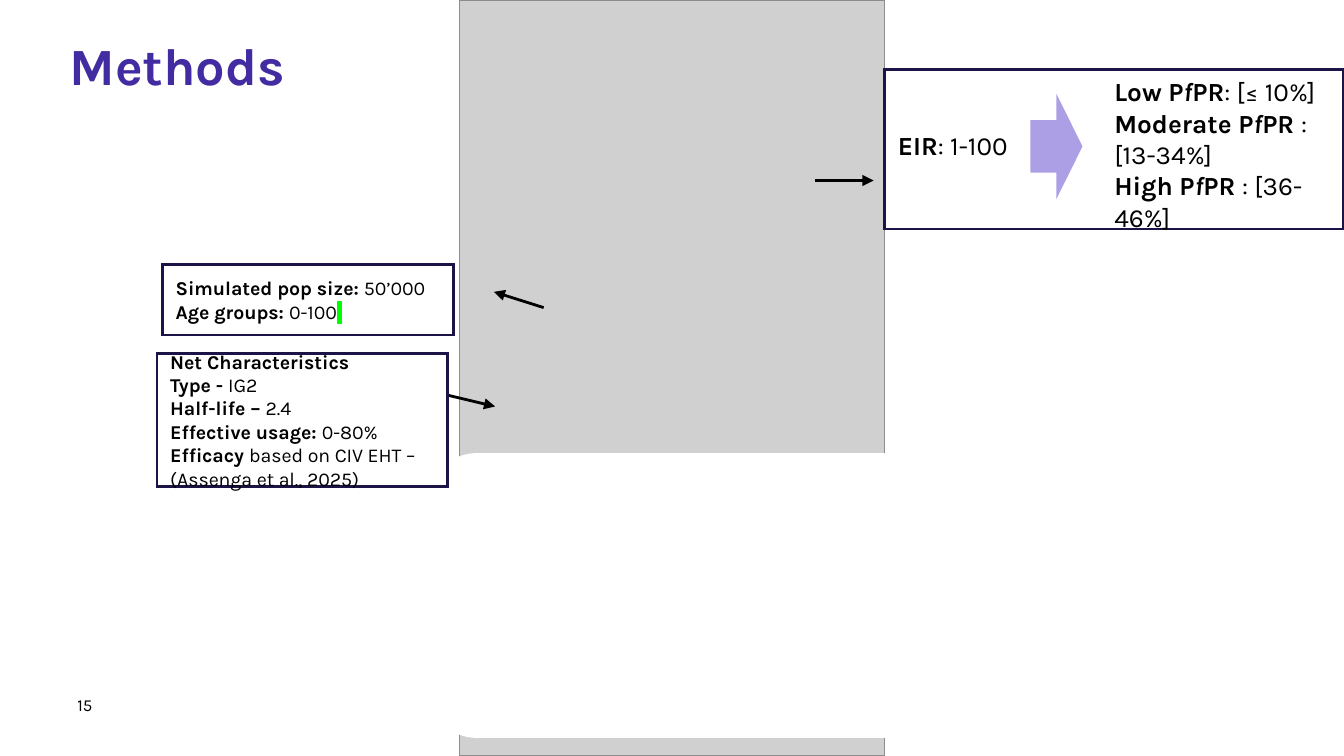
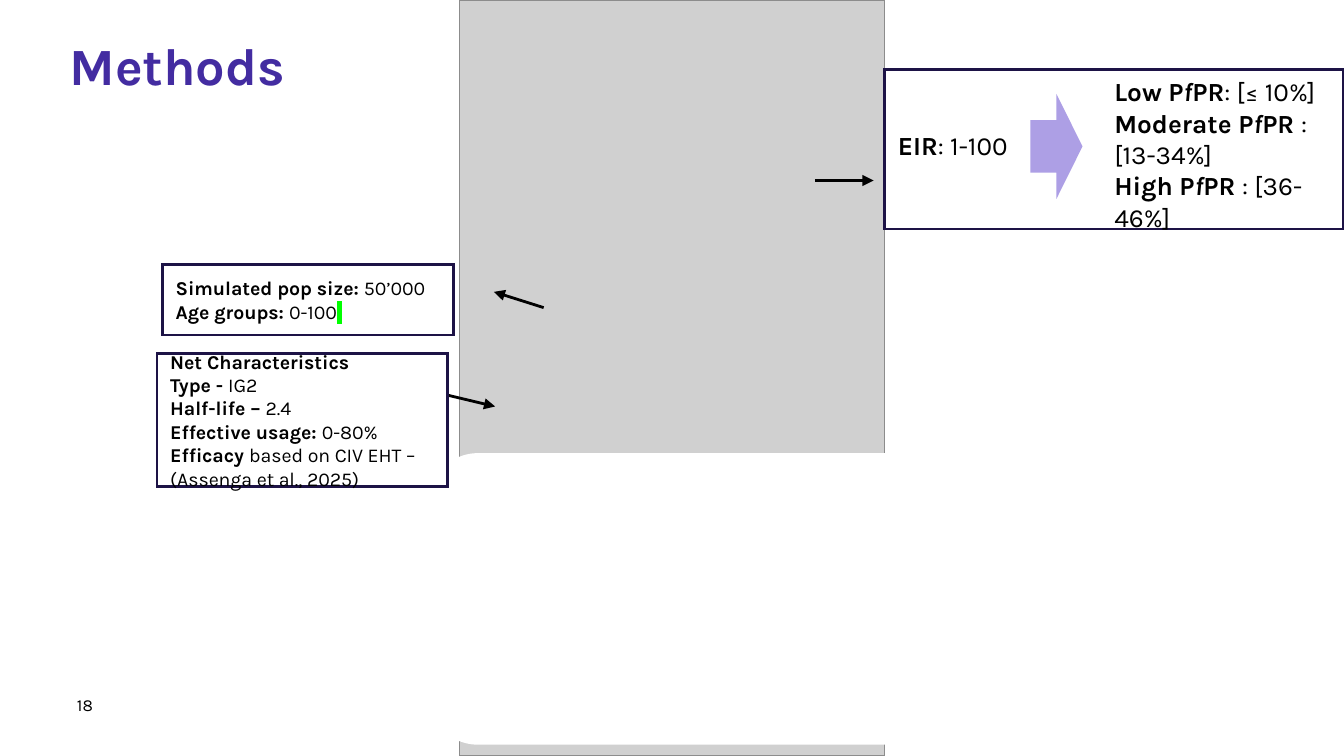
Before and after one commit to zenabusuboi/MySWISS-TPH, a slide deck: slide 18 of ZenabuPhD/COMMUNITY PROTECTION/PRESENTATIONS/CommProt_Presentation4_AnnualCommitteeMeeting2_2026.pptx (slide 15 before the commit). Drawn at 1344x756 pixels with LibreOffice and Linux fonts; fonts in the diff are those of the drawing; grey boxes stand for pictures; background and template pictures are left out. Boxes give left, top, right and bottom in pixels: in the first picture for what was removed or moved away, otherwise in the second. Text is boxed around its words. In the diff, an @@ line names an element or a change of style, - is before the commit and + after.

```diff
--- a/ZenabuPhD/COMMUNITY PROTECTION/PRESENTATIONS/CommProt_Presentation4_AnnualCommitteeMeeting2_2026.pptx
+++ b/ZenabuPhD/COMMUNITY PROTECTION/PRESENTATIONS/CommProt_Presentation4_AnnualCommitteeMeeting2_2026.pptx
@@ rounded rectangle: place and size @@
-rounded rectangle at [429,453,954,738]
+rounded rectangle at [429,453,954,745]
@@ page number at [77,700,93,712]: text changed @@
-15
+18
```
Also in this commit, not shown: 17 other slides changed, 8 slides added, 3 slides removed, 45 other files.
